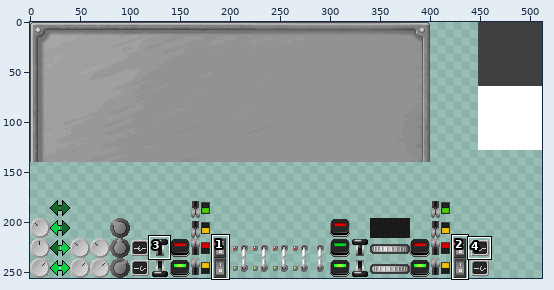
Sprite sheet: mccore/src/main/resources/assets/mts/textures/guis/panel.png. The first picture is a wide view before the edit; the outline marks the close-up.
Close-up. The starting point:
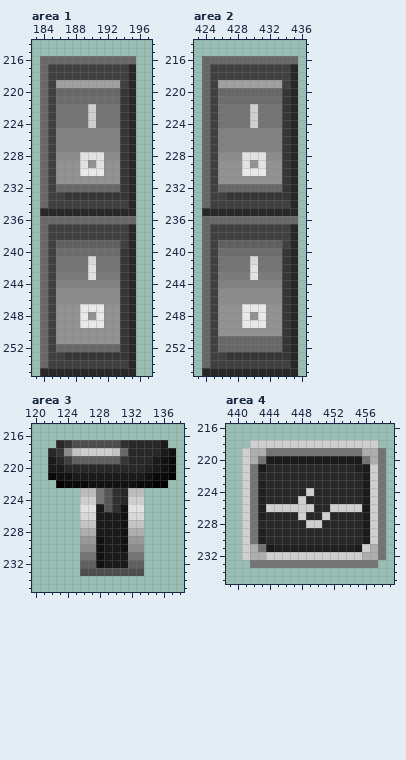
The file is 512x256 pixels. Pixels under 10% opacity are left out. Colours within 5 levels of each other are drawn and written as one. Shown: area 1: x 183..197, y 214..255; area 2: x 423..436, y 214..255; area 3: x 120..138, y 215..235; area 4: x 439..459, y 216..235. The commit also changed other parts of the picture, which this record leaves out.
After:
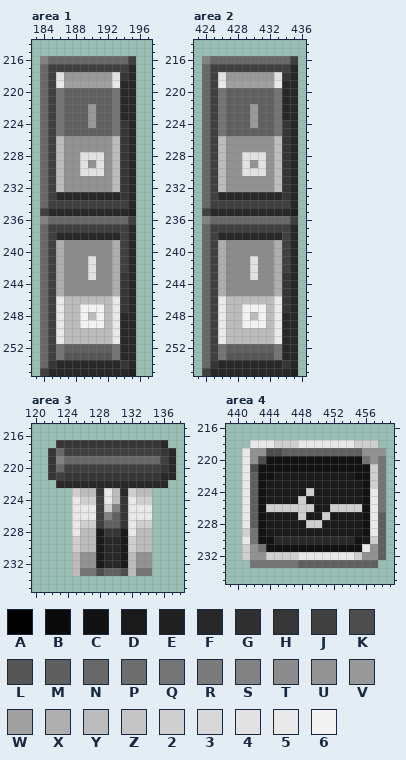
Palette (. is transparent): A #000000  B #0a0a0a  C #121212  D #1a1a1a  E #202020  F #272727  G #303030  H #363636  J #404040  K #4d4d4d  L #555555  M #5f5f5f  N #676767  P #6d6d6d  Q #747474  R #7b7b7b  S #828282  T #8c8c8c  U #929292  V #989898  W #a0a0a0  X #aeaeae  Y #bcbcbc  Z #c5c5c5  2 #cfcfcf  3 #d8d8d8  4 #e2e2e2  5 #e9e9e9  6 #f3f3f3
Diff:
--- area 1
@@ x 183..197 @@
 215 ...............
-216 .NNNNNNNNNNNN..
+216 .SNNNNNNNNNNJ..
 217 .NJJJJJJJJJJF..
-218 .NJJJJJJJJJJF..
-219 .NJWWWWWWWWJF..
-220 .NJNNNNNNNNHF..
-221 .NJPPPPPPPPHF..
-222 .NJQQQQ2QQQHF..
-223 .NJQQQQ2QQQHF..
-224 .NJQQQQ2QQQHF..
-225 .NJSSSSSSSSHF..
-226 .NJSSSSSSSSHF..
-227 .NJSSSSSSSSHF..
-228 .NJTTT444TTHF..
-229 .NJUUU4U4UUHF..
-230 .NJUUU555UUHF..
-231 .NJUUUUUUUUHF..
-232 .NJNNNNNNNNHF..
-233 .NJJHHHHHHHHF..
+218 .NJ4VVVVVV4HF..
+219 .NJ5WWWWWW5FF..
+220 .NJQMMMMMMQFF..
+221 .NJQMMMMMMQFF..
+222 .NJQMMMVMMQFF..
+223 .NJQMMMVMMQFF..
+224 .NJQMMMVMMQHF..
+225 .NJQMMMMMMQHF..
+226 .NJYUUUUUUYHF..
+227 .NJYUUUUUUYHF..
+228 .NJYUU444UYHF..
+229 .NJYUU4U4UYHF..
+230 .NJYUU444UYHF..
+231 .NJYUUUUUUYHF..
+232 .NJYUUUUUUYHF..
+233 .NJFFFFFFFFHF..
 234 .NJJJJJJJJJJF..
-235 .FFFFFFFFFFFF..
-236 .NNNNNNNNNNNN..
+235 .JFFFFFFFFFFE..
+236 .SNNNNNNNNNNJ..
 237 .NJJJJJJJJJJF..
-238 .NJJJJJJJJJJF..
-239 .NJMMMMMMMMJF..
-240 .NJPPPPPPPPHF..
-241 .NJQQQQ3QQQHF..
-242 .NJQQQQ4QQQHF..
-243 .NJRRRR4RRRHF..
-244 .NJSSSSSSSSHF..
-245 .NJTTTTTTTTHF..
-246 .NJTTTTTTTTHF..
-247 .NJUUU555UUHF..
-248 .NJUUU5U5UUHF..
-249 .NJUUU555UUHF..
-250 .NJUUUUUUUUHF..
-251 .NJUUUUUUUUHF..
-252 .NJNNNNNNNNHF..
-253 .NJJHHHHHHHHF..
-254 .NJJJJJJJJJJF..
-255 .FFFFFFFFFFFF..
+238 .NJFFFFFFFFJF..
+239 .NJXTTTTTTXJF..
+240 .NJXTTTTTTXJF..
+241 .NJXTTT4TTXJF..
+242 .NJXTTT4TTXJF..
+243 .NJXTTT4TTXHF..
+244 .NJXTTTTTTXHF..
+245 .NJXTTTTTTXHF..
+246 .NJ5YYYYYY5HF..
+247 .NJ5YY666Y5HF..
+248 .NJ5YY6Y6Y5FF..
+249 .NJ5YY666Y5FF..
+250 .NJ5YYYYYY5FF..
+251 .NJ5YYYYYY5FF..
+252 .NJQMMMMMMQFF..
+253 .NJQLLLLLLQFF..
+254 .NHFFFFFFFFHF..
+255 .JFFFFFFFFFFE..
--- area 2
@@ x 423..436 @@
 215 ..............
-216 .NNNNNNNNNNNN.
+216 .SNNNNNNNNNNJ.
 217 .NJJJJJJJJJJF.
-218 .NJJJJJJJJJJF.
-219 .NJWWWWWWWWJF.
-220 .NJNNNNNNNNHF.
-221 .NJPPPPPPPPHF.
-222 .NJQQQQ2QQQHF.
-223 .NJQQQQ2QQQHF.
-224 .NJQQQQ2QQQHF.
-225 .NJSSSSSSSSHF.
-226 .NJSSSSSSSSHF.
-227 .NJSSSSSSSSHF.
-228 .NJTTT444TTHF.
-229 .NJUUU4U4UUHF.
-230 .NJUUU555UUHF.
-231 .NJUUUUUUUUHF.
-232 .NJNNNNNNNNHF.
-233 .NJJHHHHHHHHF.
+218 .NJ4VVVVVV4HF.
+219 .NJ5WWWWWW5FF.
+220 .NJQMMMMMMQFF.
+221 .NJQMMMMMMQFF.
+222 .NJQMMMVMMQFF.
+223 .NJQMMMVMMQFF.
+224 .NJQMMMVMMQHF.
+225 .NJQMMMMMMQHF.
+226 .NJYUUUUUUYHF.
+227 .NJYUUUUUUYHF.
+228 .NJYUU444UYHF.
+229 .NJYUU4U4UYHF.
+230 .NJYUU444UYHF.
+231 .NJYUUUUUUYHF.
+232 .NJYUUUUUUYHF.
+233 .NJFFFFFFFFHF.
 234 .NJJJJJJJJJJF.
-235 .FFFFFFFFFFFF.
-236 .NNNNNNNNNNNN.
+235 .JFFFFFFFFFFE.
+236 .SNNNNNNNNNNJ.
 237 .NJJJJJJJJJJF.
-238 .NJJJJJJJJJJF.
-239 .NJMMMMMMMMJF.
-240 .NJPPPPPPPPHF.
-241 .NJQQQQ3QQQHF.
-242 .NJQQQQ4QQQHF.
-243 .NJRRRR4RRRHF.
-244 .NJSSSSSSSSHF.
-245 .NJTTTTTTTTHF.
-246 .NJTTTTTTTTHF.
-247 .NJUUU555UUHF.
-248 .NJUUU5U5UUHF.
-249 .NJUUU555UUHF.
-250 .NJUUUUUUUUHF.
-251 .NJNNNNNNNNHF.
-252 .NJNNNNNNNNHF.
-253 .NJJHHHHHHHHF.
-254 .NJJJJJJJJJJF.
-255 .FFFFFFFFFFFF.
+238 .NJFFFFFFFFJF.
+239 .NJXTTTTTTXJF.
+240 .NJXTTTTTTXJF.
+241 .NJXTTT4TTXJF.
+242 .NJXTTT4TTXJF.
+243 .NJXTTT4TTXHF.
+244 .NJXTTTTTTXHF.
+245 .NJXTTTTTTXHF.
+246 .NJ5YYYYYY5HF.
+247 .NJ5YY666Y5HF.
+248 .NJ5YY6Y6Y5FF.
+249 .NJ5YY666Y5FF.
+250 .NJ5YYYYYY5FF.
+251 .NJ5YYYYYY5FF.
+252 .NJQMMMMMMQFF.
+253 .NJQLLLLLLQFF.
+254 .NHFFFFFFFFHF.
+255 .JFFFFFFFFFFE.
--- area 3
@@ x 120..138 @@
 216 ...................
-217 ...FHKKKKKKGFFFFD..
-218 ..FHTZ2222ZNFFFFDC.
-219 ..DFJMMMMMMHFFFDCB.
-220 ..DDFFFFFFFFFFEDCB.
-221 ..BCCDDDDDDDDDCBBA.
-222 ...ABBBCCCCCCBBAA..
-223 ......YYQLGFYY.....
-224 ......22QLGF22.....
-225 ......44DLGC44.....
-226 ......33DDDC33.....
-227 ......ZZDDDCZZ.....
-228 ......XXDDDCXX.....
-229 ......VVCDDCVV.....
-230 ......TTCDDCTT.....
-231 ......QQCDDDQQ.....
-232 ......MMCDDDMM.....
-233 ......KKKKKKKK.....
+217 ...HHHHHHHHHHHHHF..
+218 ..HNJJJJJJJJJJJJHF.
+219 ..HSNNNNNNNNNNNNJF.
+220 ..HNJJJJJJJJJJJJHF.
+221 ..HJHHHHHHHHHHHHFF.
+222 ...FFFFFFFFFFFFFF..
+223 .....2YYH5YF2YY....
+224 .....522J5YH522....
+225 .....555J2SH555....
+226 .....555JSMH555....
+227 .....522JMMH522....
+228 .....5YYDHHD5YY....
+229 .....2YYDFFD2YY....
+230 .....2YYDFFD2YY....
+231 .....YUUDFFDYUU....
+232 .....YUUDFFDYUU....
+233 .....YQQKMMKYQQ....
 234 ...................
--- area 4
@@ x 439..459 @@
 217 .....................
-218 ...2222222222222222..
-219 ..2XXQQQQQQQQQQQQXXQ.
-220 ..2XQDDDDDDDDDDDDQXQ.
-221 ..2QDFFFFFFFFFFFED2Q.
-222 ..2QFFFFFFFFFFFFFD2Q.
-223 ..2QEFFFFFFFFFFFFD2Q.
-224 ..2QEFFFFF2FFFFFFD2Q.
-225 ..2QEFFFF2FFFFFFFD2Q.
-226 ..2QE222222FF2222D2Q.
-227 ..2QEFFFF2FF2FFFFD2Q.
-228 ..2QFFFFFF22FFFFFD2Q.
-229 ..2QEFFFFFFFFFFFFD2Q.
-230 ..2QEFFFFFFFFFFFFD2Q.
-231 ..2XQDEEEEEEEEEED2XQ.
-232 ..2XX222222222222XXQ.
-233 ...QQQQQQQQQQQQQQQQ..
+218 ...5552225555555222..
+219 ..5UUKKMMMMMMMMMMUUU.
+220 ..5UKCCCCCCCCCCCCQUQ.
+221 ..5KCCCCCCCCCCCCCC2Q.
+222 ..5MCCDDDDDDDDDDCC2Q.
+223 ..5MCDDDDDDDDDDDDC2Q.
+224 ..5MCDDDDD2DDDDDDC5Q.
+225 ..5MCDDDD2DDDDDDDC5Q.
+226 ..5MC222222DD2222C5Q.
+227 ..5MCDDDD2DD2DDDDC5M.
+228 ..5MCDDDDD22DDDDDC5M.
+229 ..2QCDDDDDDDDDDDDC5M.
+230 ..5QCCFFFFFFFFFFCD2M.
+231 ..2UQCCCCCCCCCCCC5UM.
+232 ..2UU222255555552UUM.
+233 ...QQQQQQMMMMMMMMMM..
 234 .....................
